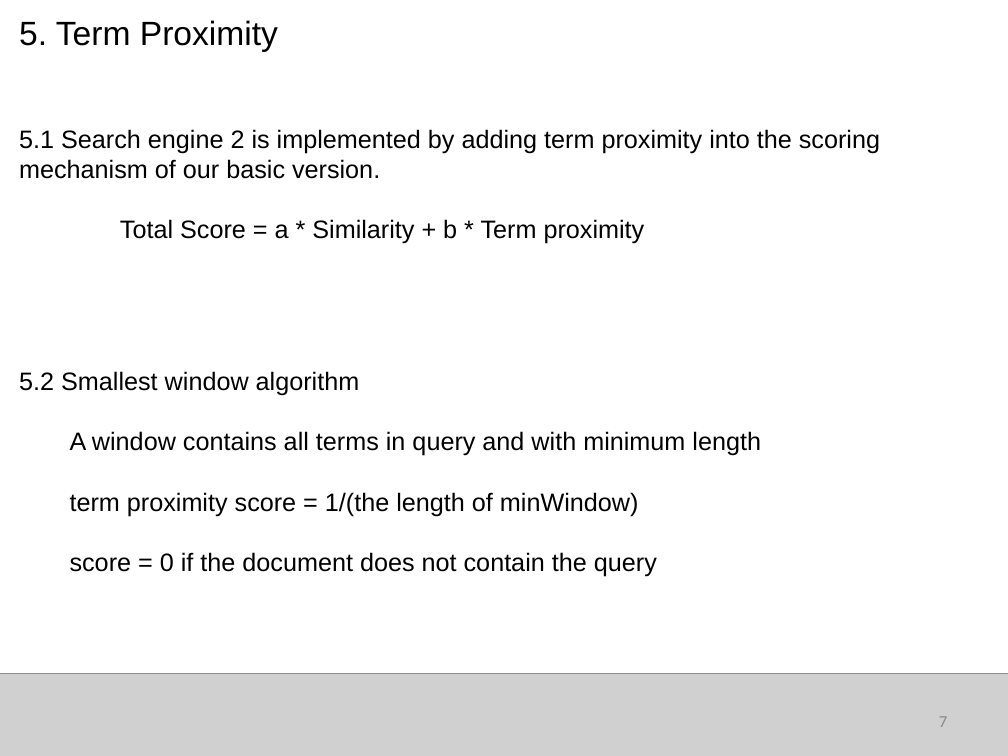
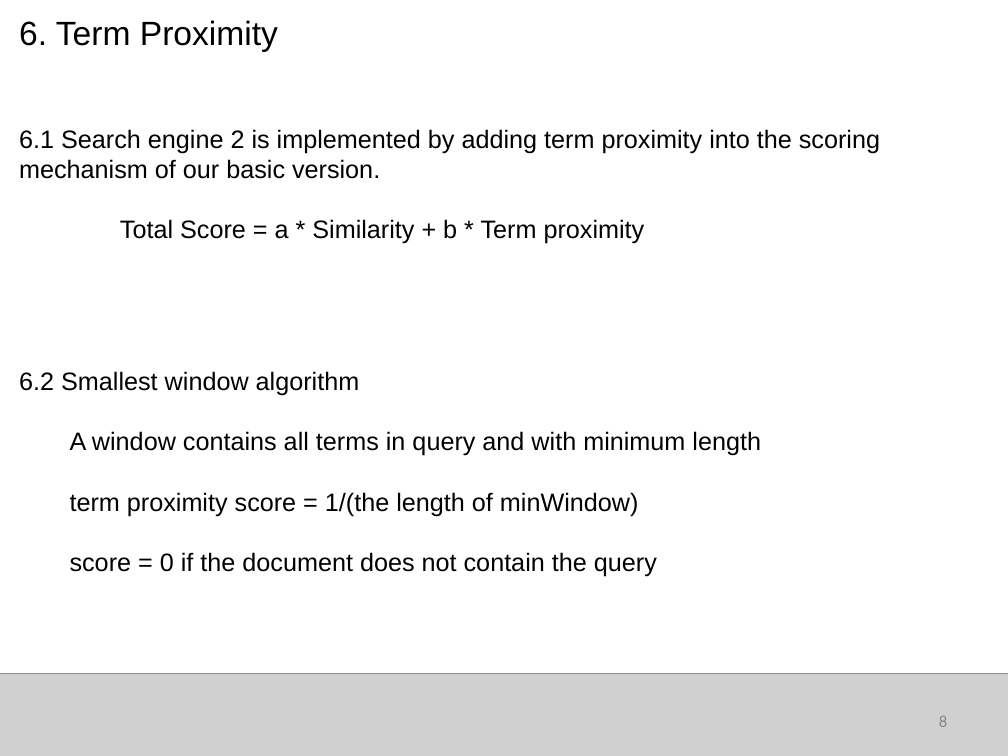
Before and after one commit to RyanCV/Information-Retrieval, a slide deck: slide 8 of EECS767_05032016.pptx (slide 7 before the commit). Drawn at 1008x756 pixels with LibreOffice and Linux fonts; fonts in the diff are those of the drawing; grey boxes stand for pictures. Boxes give left, top, right and bottom in pixels: in the first picture for what was removed or moved away, otherwise in the second. Text is boxed around its words. In the diff, an @@ line names an element or a change of style, - is before the commit and + after.

```diff
--- a/EECS767_05032016.pptx
+++ b/EECS767_05032016.pptx
@@ text at [19, 20, 278, 52]: text changed @@
-5. Term Proximity
+6. Term Proximity
@@ text at [19, 129, 880, 179]: text changed @@
-5.1 Search engine 2 is implemented by adding term proximity into the scoring mechanism of our basic version.
+6.1 Search engine 2 is implemented by adding term proximity into the scoring mechanism of our basic version.
@@ text at [19, 371, 360, 395]: text changed @@
-5.2 Smallest window algorithm
+6.2 Smallest window algorithm
@@ page number at [939, 716, 947, 727]: text changed @@
-7
+8
```
Also in this commit, not shown: 8 other slides changed, 1 slide added.
